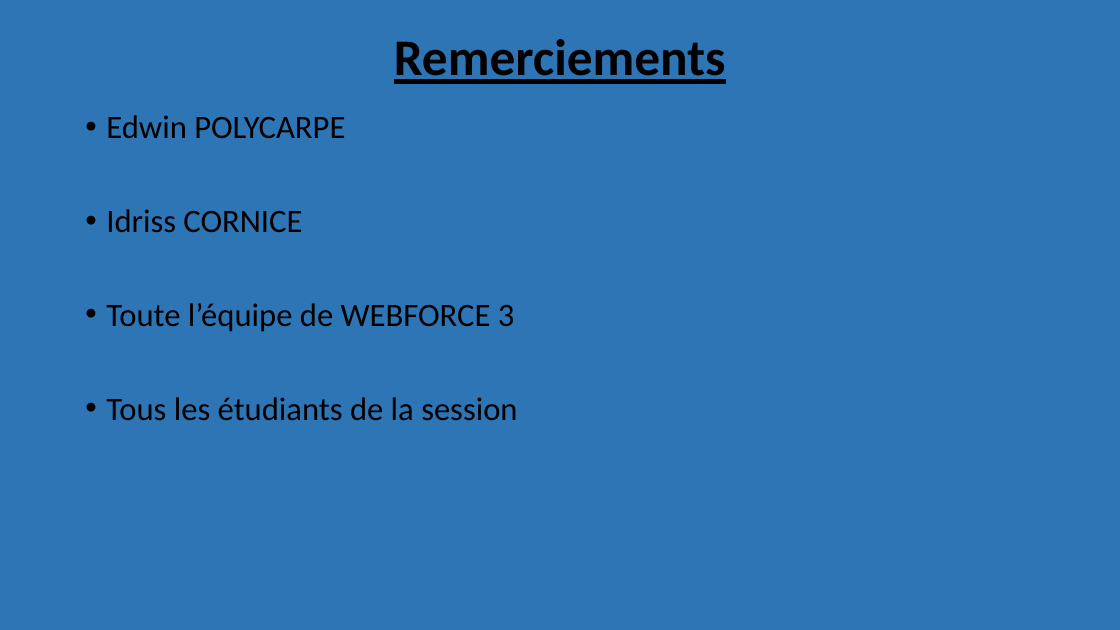
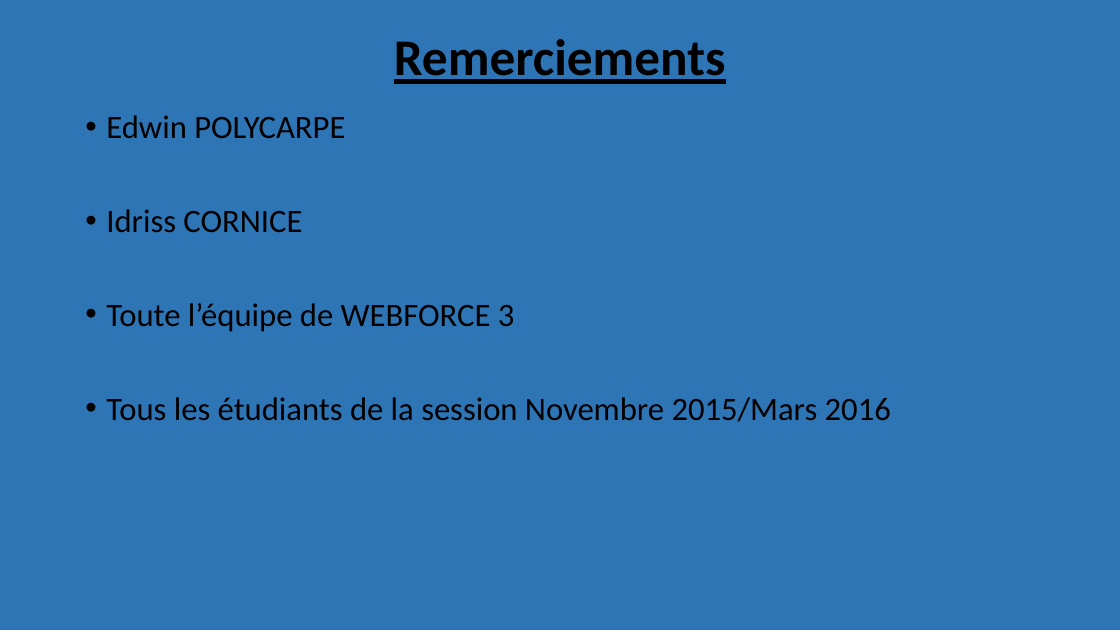
Before and after one commit to Nadia78/easyhr2, a slide deck: slide 9 of bdd/Easyhr.pptx. Drawn at 1120x630 pixels with LibreOffice and Linux fonts; fonts in the diff are those of the drawing. Boxes give left, top, right and bottom in pixels: in the first picture for what was removed or moved away, otherwise in the second. Text is boxed around its words. In the diff, an @@ line names an element or a change of style, - is before the commit and + after.

```diff
--- a/bdd/Easyhr.pptx
+++ b/bdd/Easyhr.pptx
@@ text at [106, 397, 891, 422]: text changed @@
-• Tous les étudiants de la session
+• Tous les étudiants de la session Novembre 2015/Mars 2016
```
Also in this commit, not shown: 4 other slides changed.
